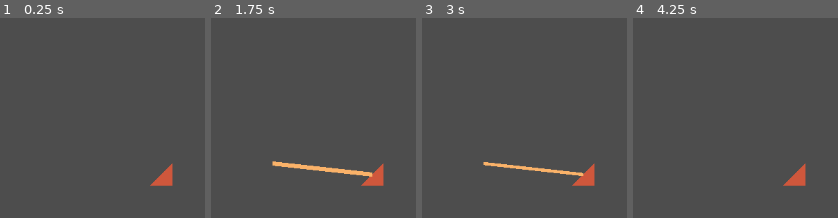
Above: before the commit, frames 1-4 (left to right).
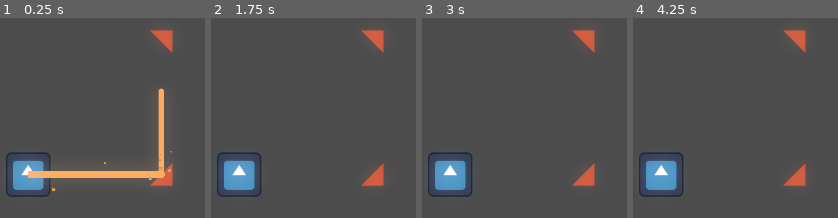
Above: after the commit, the same moments.

Repository: FelipeFernandesAlves/Cover-Jam-2026
Game: Godot game, scene res://scenes/debug/light_beam.tscn
Two runs of this game, one before a commit and one after it. Both use one fixed random seed, a clock stepped at 60 frames per second and the inputs below. This scene is started directly instead of the project's main scene. The engine's default icon, where the game draws it, is replaced by a stand-in: a white triangle on a blue panel in a dark square.
Inputs:
- Up to frame 1 (0.25 s): no input
- Up to frame 2 (1.75 s): tap Enter (ui_accept) at 0.5, 0.77, 1.52 s; hold Right (ui_right) 0.53-1.28 s; hold Down (ui_down) from 1.28 s (still down)
- Up to frame 3 (3 s): release Down (ui_down) at 2.03 s; hold Right (ui_right) 2.03-2.78 s; tap Enter (ui_accept) at 2.75 s; hold Up (ui_up) from 2.78 s (still down)
- Up to frame 4 (4.25 s): tap Enter (ui_accept) at 3.02, 3.77 s; release Up (ui_up) at 3.53 s; hold Left (ui_left) from 3.53 s (still down)

The runs differ from the first frame. In frame 1, 7.0% of the frame differs, in the area x 2-85%, y 6-90%; in frame 2, 4.8%; in frame 3, 4.5%; in frame 4, 3.6%.

Commit message:
feat: light particles and visuals

Diff:
--- a/entities/light_beam.tscn
+++ b/entities/light_beam.tscn
@@ -1,10 +1,88 @@
 [gd_scene format=3 uid="uid://6hfxkgkhecgv"]
 
 [ext_resource type="Script" uid="uid://do40uhc6geytv" path="res://scripts/LightBeam.gd" id="1_ymk82"]
+[ext_resource type="Texture2D" uid="uid://bx18p042htc4p" path="res://assets/light_particle.png" id="2_5gakn"]
+
+[sub_resource type="Gradient" id="Gradient_2qmul"]
+offsets = PackedFloat32Array(0.2881356, 1)
+colors = PackedColorArray(1, 1, 1, 1, 1, 1, 1, 0)
+
+[sub_resource type="GradientTexture1D" id="GradientTexture1D_s40b7"]
+gradient = SubResource("Gradient_2qmul")
+
+[sub_resource type="Curve" id="Curve_5gakn"]
+_data = [Vector2(0.02702704, 0), 0.0, 0.0, 0, 0, Vector2(0.5, 1), 0.0, 0.0, 0, 0, Vector2(1, 0), 0.0, 0.0, 0, 0]
+point_count = 3
+
+[sub_resource type="CurveTexture" id="CurveTexture_2qmul"]
+curve = SubResource("Curve_5gakn")
+
+[sub_resource type="ParticleProcessMaterial" id="ParticleProcessMaterial_wq3uv"]
+particle_flag_disable_z = true
+emission_shape = 3
+emission_box_extents = Vector3(0, 0, 0)
+direction = Vector3(0, 0, 0)
+tangential_accel_min = 200.0
+tangential_accel_max = 200.0
+scale_curve = SubResource("CurveTexture_2qmul")
+color_ramp = SubResource("GradientTexture1D_s40b7")
+
+[sub_resource type="Curve" id="Curve_s40b7"]
+_data = [Vector2(0, 0), 0.0, 0.0, 0, 0, Vector2(0.5018587, 1), 0.0, 0.0, 0, 0, Vector2(1, 0), 0.0, 0.0, 0, 0]
+point_count = 3
+
+[sub_resource type="CurveTexture" id="CurveTexture_wq3uv"]
+curve = SubResource("Curve_s40b7")
+
+[sub_resource type="ParticleProcessMaterial" id="ParticleProcessMaterial_2qmul"]
+particle_flag_disable_z = true
+spread = 70.0
+initial_velocity_min = -150.0
+initial_velocity_max = -150.0
+scale_min = 0.5
+scale_max = 0.79999995
+scale_curve = SubResource("CurveTexture_wq3uv")
+
+[sub_resource type="Curve" id="Curve_2qmul"]
+_data = [Vector2(0, 0), 0.0, 0.0, 0, 0, Vector2(0.5018587, 1), 0.0, 0.0, 0, 0, Vector2(1, 0), 0.0, 0.0, 0, 0]
+point_count = 3
+
+[sub_resource type="CurveTexture" id="CurveTexture_s40b7"]
+curve = SubResource("Curve_2qmul")
+
+[sub_resource type="ParticleProcessMaterial" id="ParticleProcessMaterial_5gakn"]
+particle_flag_disable_z = true
+spread = 70.0
+initial_velocity_min = 80.0
+initial_velocity_max = 100.0
+scale_min = 0.5
+scale_max = 0.79999995
+scale_curve = SubResource("CurveTexture_s40b7")
 
 [node name="LightBeam" type="RayCast2D" unique_id=924739334]
 target_position = Vector2(0, 0)
 script = ExtResource("1_ymk82")
+cast_speed = 800.0
 
 [node name="Line" type="Line2D" parent="." unique_id=2120260499]
 points = PackedVector2Array(0, 0, 100, 0)
+joint_mode = 2
+end_cap_mode = 2
+
+[node name="BeamParticles" type="GPUParticles2D" parent="." unique_id=784009739]
+visible = false
+amount = 12
+texture = ExtResource("2_5gakn")
+lifetime = 0.5
+process_material = SubResource("ParticleProcessMaterial_wq3uv")
+
+[node name="CollisionParticles" type="GPUParticles2D" parent="." unique_id=1600819058]
+texture = ExtResource("2_5gakn")
+lifetime = 0.5
+process_material = SubResource("ParticleProcessMaterial_2qmul")
+
+[node name="CastingParticles" type="GPUParticles2D" parent="." unique_id=895552913]
+visible = false
+texture = ExtResource("2_5gakn")
+lifetime = 0.5
+process_material = SubResource("ParticleProcessMaterial_5gakn")
--- /dev/null
+++ b/entities/light_emissor.tscn
@@ -0,0 +1,18 @@
+[gd_scene format=3 uid="uid://dxq4biftakvx0"]
+
+[ext_resource type="Script" uid="uid://cg0dy2oypa07s" path="res://scripts/GridVisual.gd" id="1_ipnov"]
+[ext_resource type="Texture2D" uid="uid://cc5r2688uk712" path="res://icon.svg" id="2_05srf"]
+
+[sub_resource type="RectangleShape2D" id="RectangleShape2D_ipnov"]
+size = Vector2(8, 8)
+
+[node name="LightEmissor" type="StaticBody2D" unique_id=1046029252]
+script = ExtResource("1_ipnov")
+metadata/_custom_type_script = "uid://cg0dy2oypa07s"
+
+[node name="Sprite" type="Sprite2D" parent="." unique_id=864095920]
+scale = Vector2(0.5, 0.5)
+texture = ExtResource("2_05srf")
+
+[node name="CollisionShape2D" type="CollisionShape2D" parent="." unique_id=1466752015]
+shape = SubResource("RectangleShape2D_ipnov")
--- a/scenes/debug/light_beam.tscn
+++ b/scenes/debug/light_beam.tscn
@@ -4,6 +4,16 @@
 [ext_resource type="Script" uid="uid://blc8j7agny0vu" path="res://scripts/GridState.gd" id="1_khvfo"]
 [ext_resource type="PackedScene" uid="uid://6hfxkgkhecgv" path="res://entities/light_beam.tscn" id="1_wom41"]
 [ext_resource type="PackedScene" uid="uid://b6mbqf0yo73kj" path="res://entities/mirror.tscn" id="2_gr6da"]
+[ext_resource type="PackedScene" uid="uid://dxq4biftakvx0" path="res://entities/light_emissor.tscn" id="3_khvfo"]
+
+[sub_resource type="Environment" id="Environment_gr6da"]
+background_mode = 3
+glow_enabled = true
+glow_levels/4 = 0.5
+glow_levels/5 = 0.3
+glow_hdr_threshold = 0.4
+glow_hdr_scale = 0.0
+adjustment_enabled = true
 
 [node name="LightBeam" type="Node2D" unique_id=2066099405]
 
@@ -11,18 +21,30 @@
 script = ExtResource("1_khvfo")
 metadata/_custom_type_script = "uid://blc8j7agny0vu"
 
-[node name="Mirror" parent="." unique_id=413756081 node_paths=PackedStringArray("grid_state") instance=ExtResource("2_gr6da")]
+[node name="Mirror2" parent="." unique_id=413756081 node_paths=PackedStringArray("grid_state") instance=ExtResource("2_gr6da")]
+position = Vector2(-240, -4)
+reflect_dir = 2
+grid_state = NodePath("../GridState")
+initial_grid_pos = Vector2i(4, -6)
+type = 2
+
+[node name="Mirror" parent="." unique_id=1382782833 node_paths=PackedStringArray("grid_state") instance=ExtResource("2_gr6da")]
 position = Vector2(-120, -2)
 reflect_dir = 0
 grid_state = NodePath("../GridState")
 initial_grid_pos = Vector2i(4, 0)
 type = 2
 
-[node name="LightEmissor" type="Node2D" parent="." unique_id=1437968686]
+[node name="Camera2D" type="Camera2D" parent="." unique_id=1630159817]
+
+[node name="LightEmissor" parent="." unique_id=1046029252 node_paths=PackedStringArray("grid_state") instance=ExtResource("3_khvfo")]
 script = ExtResource("1_g8i4k")
+grid_state = NodePath("../GridState")
+initial_grid_pos = Vector2i(-2, 0)
 
 [node name="LightBeam" parent="LightEmissor" unique_id=924739334 instance=ExtResource("1_wom41")]
 cast_speed = 2000.0
-line_color = Color(0.98039216, 0.69803923, 0.4117647, 1)
+line_color = Color(0.99, 0.657525, 0.34650004, 1)
 
-[node name="Camera2D" type="Camera2D" parent="." unique_id=1630159817]
+[node name="WorldEnvironment" type="WorldEnvironment" parent="." unique_id=1476308277]
+environment = SubResource("Environment_gr6da")
--- a/scenes/debug/scripts/LightEmissor.gd
+++ b/scenes/debug/scripts/LightEmissor.gd
@@ -1,4 +1,4 @@
-extends Node2D
+extends GridVisual
 
 @onready var light_beam: LightBeam = $LightBeam
 
--- a/scripts/LightBeam.gd
+++ b/scripts/LightBeam.gd
@@ -5,7 +5,7 @@
 
 @export var cast_speed := 1000.0
 @export var max_length := 1400.0
-@export var is_casting := true:
+@export var is_casting := false:
 	set = _set_is_casting
 
 @export var line_growth_time := 0.1
@@ -17,6 +17,9 @@
 
 @onready var line: Line2D = $Line
 @onready var line_width := line.width
+@onready var beam_particles: GPUParticles2D = $BeamParticles
+@onready var collision_particles: GPUParticles2D = $CollisionParticles
+@onready var casting_particles: GPUParticles2D = $CastingParticles
 
 var tween: Tween = null
 var next_beam: LightBeam = null
@@ -43,7 +46,7 @@
 		var collider = get_collider()
 		if (collider is Reflective):
 			var new_dir = collider.get_reflect_direction(impact_dir)
-			beam_end_position = collider.reflect_point.global_position
+			beam_end_position = to_local(collider.reflect_point.global_position)
 			if (!next_beam):
 				if (new_dir != Vector2.ZERO):
 					next_beam = LIGHT_BEAM.instantiate()
@@ -53,11 +56,10 @@
 						_disappear()
 						)
 					next_beam.line_color = line_color
+					add_child(next_beam)
 					next_beam.is_casting = true
-					add_child(next_beam)
-			else:
-				next_beam.global_position = collider.reflect_point.global_position
-				next_beam.impact_dir = new_dir
+					next_beam.impact_dir = new_dir
+					next_beam.global_position = collider.reflect_point.global_position
 
 	elif (next_beam):
 		next_beam.disappeared.disconnect(_disappear)
@@ -65,14 +67,21 @@
 		next_beam = null
 
 	line.points[1] = beam_end_position
+	var beam_start_position := line.points[0]
+	beam_particles.position = beam_start_position + (beam_end_position - beam_start_position) * 0.5
+	beam_particles.process_material.emission_box_extents.x = beam_end_position.distance_to(beam_start_position) * 0.1
+	casting_particles.position = beam_start_position
+	collision_particles.position = beam_end_position
 
 func _appear() -> void:
 	if (tween && tween.is_running()):
 		tween.kill()
 
 	line.visible = true
+	casting_particles.show()
+	collision_particles.show()
+	beam_particles.show()
 	tween = create_tween()
-	line.width = line_width
 	tween.tween_property(line, "width", line_width, line_growth_time * 2.0).from(0.0)
 
 func _disappear() -> void:
@@ -85,6 +94,9 @@
 func _on_disappear():
 	line.hide()
 	disappeared.emit()
+	casting_particles.hide()
+	collision_particles.hide()
+	beam_particles.hide()
 	if (next_beam):
 		next_beam.queue_free()
 		next_beam = null
@@ -92,7 +104,7 @@
 func _set_is_casting(value: bool):
 	if (is_casting == value):
 		return
-
+#oi felipe
 	is_casting = value
 	set_physics_process(is_casting)
 
@@ -109,6 +121,9 @@
 	line_color = value
 	if (line != null):
 		line.modulate = line_color
+		casting_particles.modulate = line_color
+		collision_particles.modulate = line_color
+		beam_particles.modulate = line_color
 
 func _set_impact_dir(value: Vector2):
 	impact_dir = value
Binary file added: assets/light_particle.png
Not shown, added: assets/light_particle.png.import
